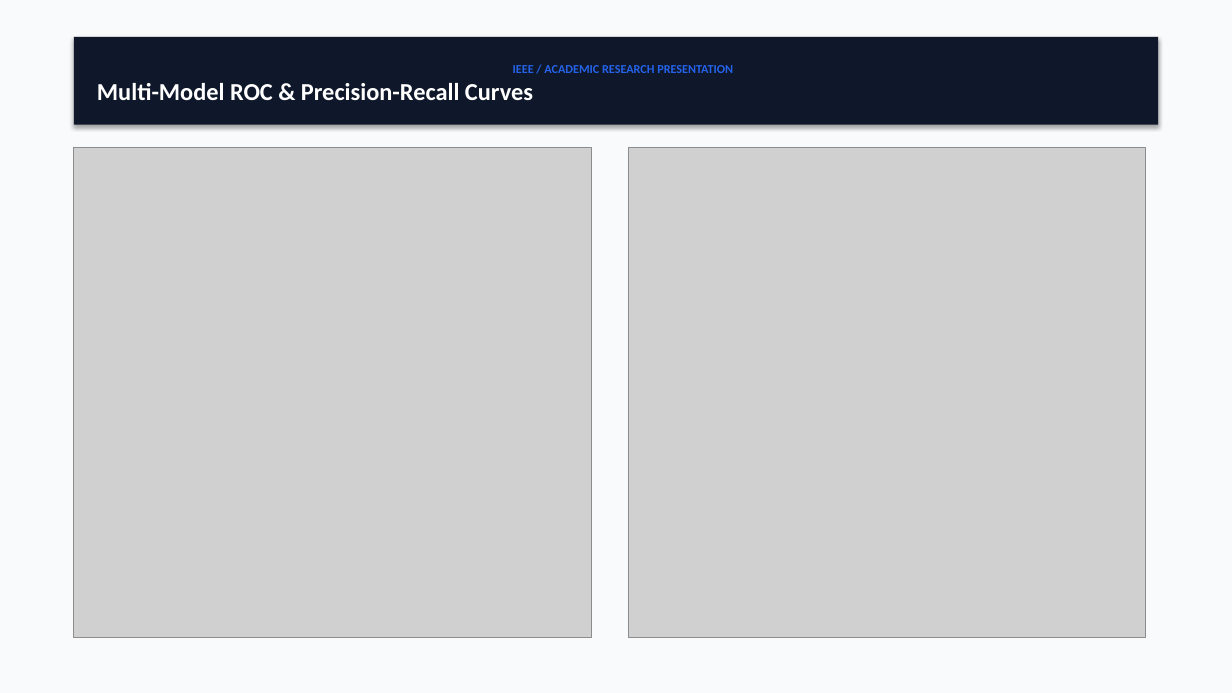
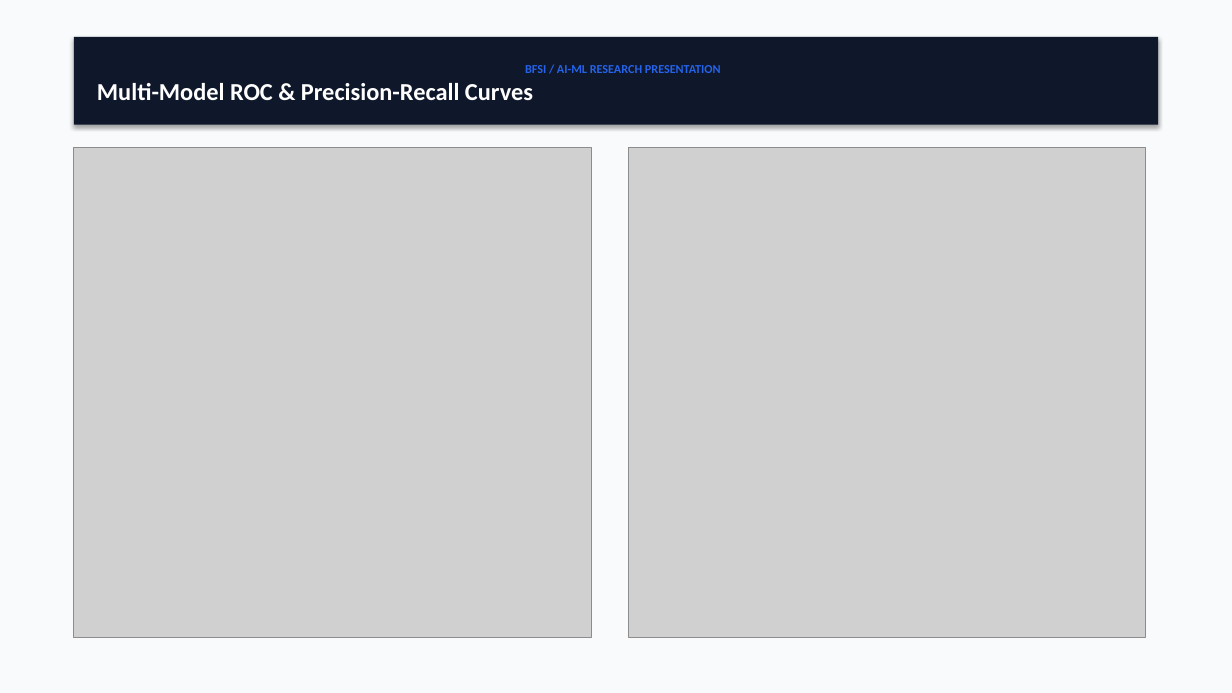
Before and after one commit to sgsatpute/bfsi, a slide deck: slide 6 of report/presentation.pptx (slide 5 before the commit). Drawn at 1232x693 pixels with LibreOffice and Linux fonts; fonts in the diff are those of the drawing; grey boxes stand for pictures. Boxes give left, top, right and bottom in pixels: in the first picture for what was removed or moved away, otherwise in the second. Text is boxed around its words. In the diff, an @@ line names an element or a change of style, - is before the commit and + after.

Commit message:
Re-upgrade IEEE paper, PPTX presentation, PDF slides, proposal docs, and submission ZIPs to reflect Explainable AI UI

```diff
--- a/report/presentation.pptx
+++ b/report/presentation.pptx
@@ text in rectangle at box(525, 65, 721, 73): text changed @@
-IEEE / ACADEMIC RESEARCH PRESENTATION
+BFSI / AI-ML RESEARCH PRESENTATION
```
Also in this commit, not shown: 5 other slides changed, 1 slide added, 1 slide removed, 10 other files.
